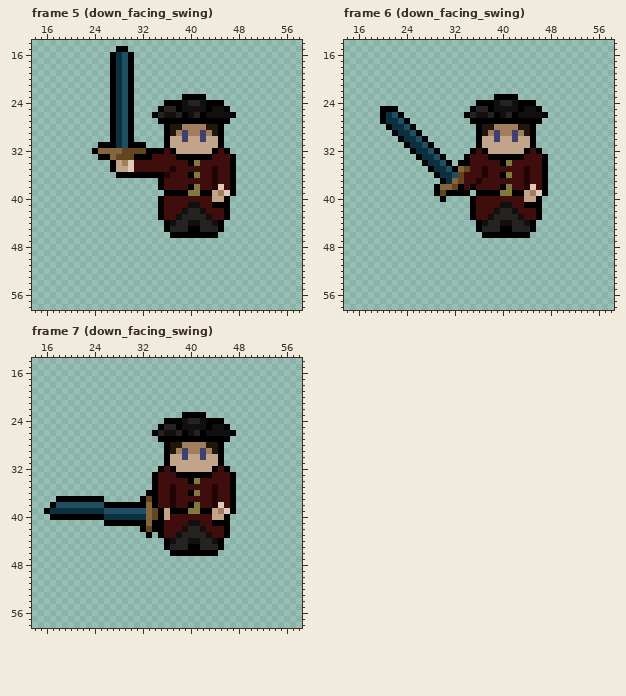
Pixel-art file -- art/highwayman/highwayman.ase. This is how it looked before the edit.
70x70 pixels, 12 frames. Shown: frame 5 (down_facing_swing): x 14..58, y 14..58; frame 6 (down_facing_swing): x 14..58, y 14..58; frame 7 (down_facing_swing): x 14..58, y 14..58. The commit also changed other frames, which this record leaves out.
Now the later version:
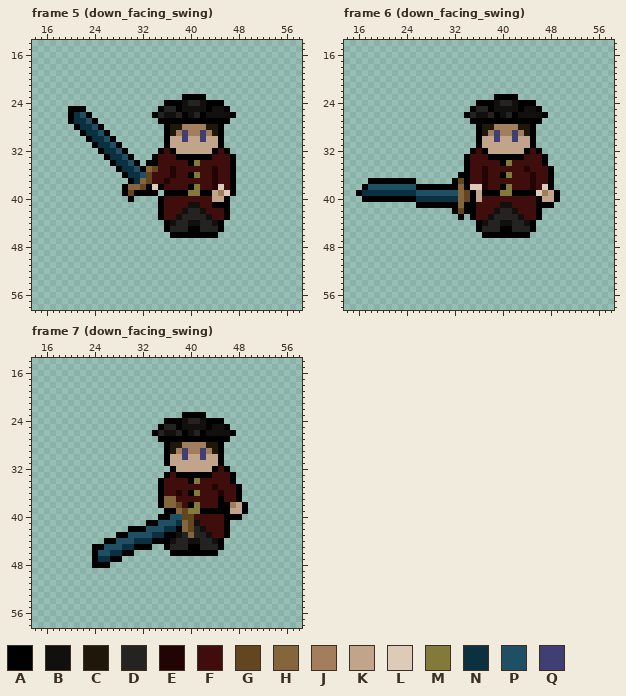
Palette (. is transparent): A #000000  B #12100f  C #1f180a  D #252322  E #210403  F #3f0d0b  G #63461f  H #85653b  J #a37e5d  K #c1a489  L #ddcab8  M #82793b  N #0b3141  P #1f4f63  Q #3f3f74
Commit: finish highwayman downsswing animation
The exact change:
--- frame 5 (down_facing_swing)
@@ x 18..39 @@
 14 ......................
-15 ..........AA..........
-16 .........ANPA.........
-17 .........ANPA.........
-18 .........ANPA.........
-19 .........ANPA.........
-20 .........ANPA.........
-21 .........ANPA.........
-22 .........ANPA.........
-23 .........ANPA........A
-24 .........ANPA.....AAAB
-25 .........ANPA....ADDAB
-26 .........ANPA...ADBBDA
-27 .........ANPA....AAAAA
-28 .........ANPA.....ACCJ
-29 .........ANPA.....ACJQ
-30 .........ANPA.....AKKQ
-31 .......AAANPAAA...AKKK
-32 ......AHHHHGGGGAAAFAKK
-33 .......AAHGGGAAAFFFFAA
-34 .........AKJLFFFFFFFFF
-35 .........AKKLFFFFFFEFF
-36 ..........AAAAAAAAEFFF
-37 .................AFFFF
-38 .................AFFFF
-39 ..................AAAA
-40 .................AFFFF
+15 ......................
+16 ......................
+17 ......................
+18 ......................
+19 ......................
+20 ......................
+21 ......................
+22 ......................
+23 .....................A
+24 ..................AAAB
+25 ..AAA............ADDAB
+26 ..ANPA..........ADBBDA
+27 ..ANNPA..........AAAAA
+28 ...ANNPA..........ACCJ
+29 ....ANNPA.........ACJQ
+30 .....ANNPA........AKKQ
+31 ......ANNPA.......AKKK
+32 .......ANNPA.....AFAKK
+33 ........ANNPA...AFFFAA
+34 .........ANNPA.AAFFFFF
+35 ..........ANNPAHGFFEFF
+36 ...........ANNPGFFFEFF
+37 ............ANHGFFEFFF
+38 ...........AHHGALAFFFF
+39 ...........AGAAAA.AAAA
+40 ............A....AFFFF
 41 .................AFFFF
--- frame 6 (down_facing_swing)
@@ x 14..58 @@
 24 ......................AAABDDBAAA.............
-25 ......AAA............ADDABBBBABBA............
-26 ......ANPA..........ADBBDABDABBBBA...........
-27 ......ANNPA..........AAAAAAAAAAAA............
-28 .......ANNPA..........ACCJJJJCCA.............
-29 ........ANNPA.........ACJQJJQJCA.............
-30 .........ANNPA........AKKQKKQKKA.............
-31 ..........ANNPA.......AKKKKKKKKA.............
-32 ...........ANNPA.....AFAKKKKKKAFA............
-33 ............ANNPA...AFFFAAAAAAFFFA...........
-34 .............ANNPA.AAFFFFFAMFFFFFA...........
-35 ..............ANNPAHGFFEFFFFFFEFFA...........
-36 ...............ANNPGFFFEFFAMFFEFFA...........
-37 ................ANHGFFEFFFFFFFEFFA...........
-38 ...............AHHGAFAFFFFAMFFELFA...........
-39 ...............AGAAAA.AAAAMMAAKJLA...........
-40 ................A....AFFFFFFFFKKA............
-41 .....................AFFFFBBFFAAA............
-42 .....................AFFFBDDBFFFA............
-43 .....................AFFBDDDDBFFA............
+25 .....................ADDABBBBABBA............
+26 ....................ADBBDABDABBBBA...........
+27 .....................AAAAAAAAAAAA............
+28 ......................ACCJJJJCCA.............
+29 ......................ACJQJJQJCA.............
+30 ......................AKKQKKQKKA.............
+31 ......................AKKKKKKKKA.............
+32 .....................AFAKKKKKKAFA............
+33 ....................AFFFAAAAAAFFFA...........
+34 ....................AFFFFFAMFFFFFA...........
+35 ....................AFFEFFFFFFEFFFA..........
+36 ...................AAFFEFFAMFFFEFFA..........
+37 ....AAAAAAAA......AGAFFEFFFFFFFEFFA..........
+38 ...APPPPPPPPAAAAAAAHALLEFFAMFFFEFLA..........
+39 ..ANNNNNNNNNPPPPPPPHGAKAAAMMAAAALJKA.........
+40 ...AAAAAAAAANNNNNNNHGAKFFFFFFFFFAKKA.........
+41 ............AAAAAAAHAAFFFFBBFFFFAAA..........
+42 ..................AGAAFFFBDDBFFFA............
+43 ...................A.AFFBDDDDBFFA............
 44 ......................ABDDBBDDBA.............
--- frame 7 (down_facing_swing)
@@ x 14..58 @@
 31 ......................AKKKKKKKKA.............
-32 .....................AFAKKKKKKAFA............
-33 ....................AFFFAAAAAAFFFA...........
-34 ....................AFFFFFAMFFFFFA...........
-35 ....................AFFEFFFFFFEFFA...........
-36 ...................AAFFEFFAMFFEFFA...........
-37 ....AAAAAAAA......AGAFFEFFFFFFEFFA...........
-38 ...APPPPPPPPAAAAAAAHAFFEFFAMFFELFA...........
-39 ..ANNNNNNNNNPPPPPPPHGAKAAAMMAAKJLA...........
-40 ...AAAAAAAAANNNNNNNHGAKFFFFFFFKKA............
-41 ............AAAAAAAHAAFFFFBBFFAAA............
-42 ..................AGAAFFFBDDBFFFA............
-43 ...................A.AFFBDDDDBFFA............
-44 ......................ABDDBBDDBA.............
-45 ......................ADDDAADDDA.............
-46 .......................AAAAAAAA..............
-47 .............................................
-48 .............................................
+32 .......................AKKKKKKAFA............
+33 ......................AFAAAAAAFFFA...........
+34 .....................AFFFFAMFFFFFA...........
+35 .....................AFFFFFFFFEFFFA..........
+36 .....................AFFEFAMFFFEFFA..........
+37 .....................AHHFFFFFFFAFFA..........
+38 .....................AHHGFAMFFFAAJKA.........
+39 ......................AAHGMMAAAAAKKA.........
+40 .....................AAPPGGFFFFFAAA..........
+41 ...................AAPPPNHGBFFFFA............
+42 ................AAAPPPNNAHGDBFFFA............
+43 ..............AAPPPPNNAABDHDDBFFA............
+44 ............AAPPPNNNAAABDDBBDDBA.............
+45 ..........AAPPPNNAAA..ADDDAADDDA.............
+46 ..........APPNNAA......AAAAAAAA..............
+47 ..........ANNAA..............................
+48 ..........AAA................................
 49 .............................................
